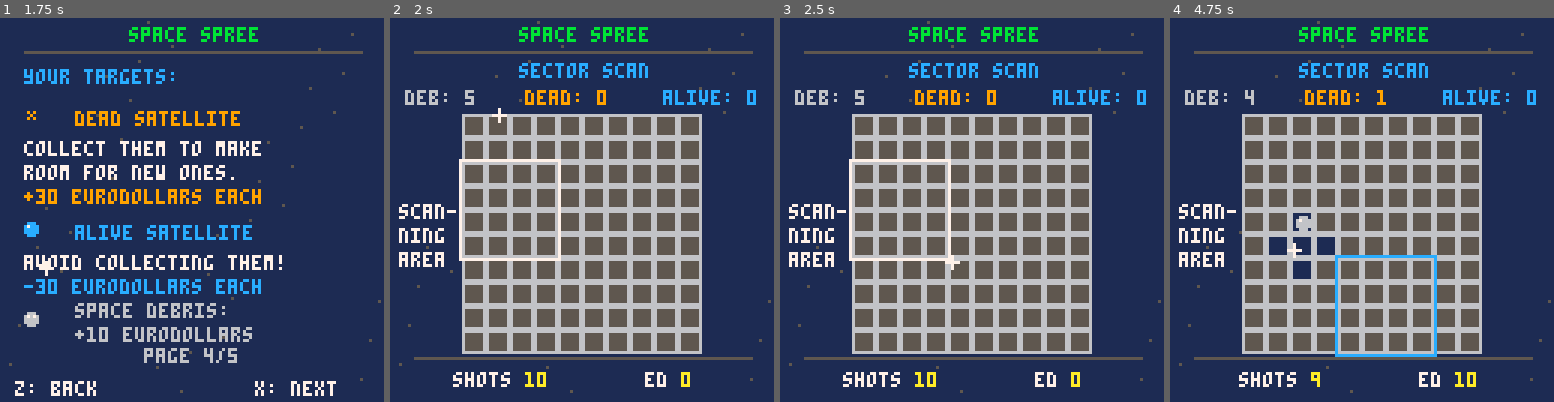
Above: before the commit, frames 1-4 (left to right).
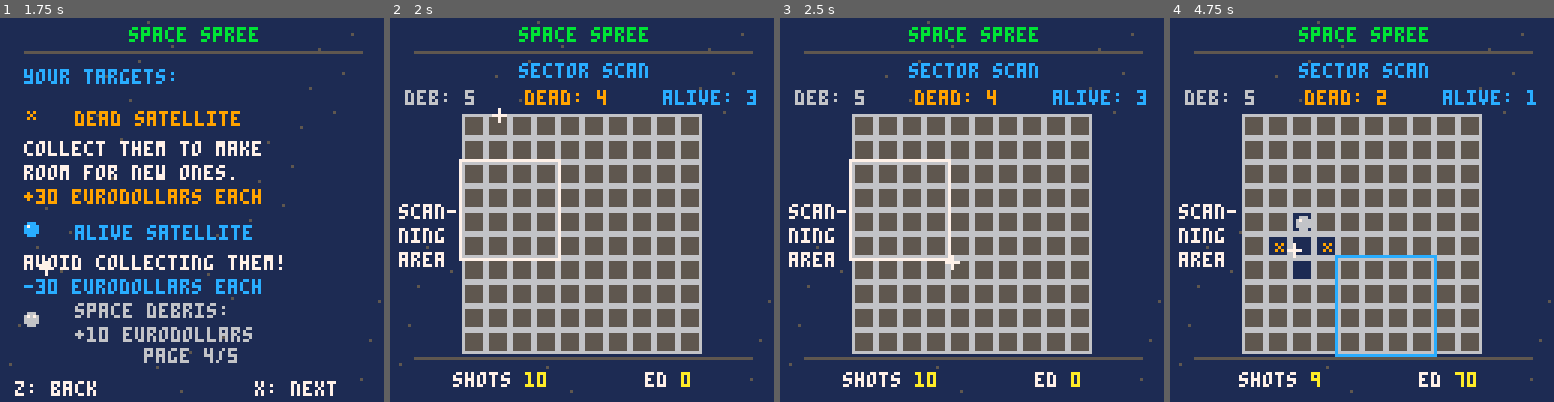
Above: after the commit, the same moments.

Repository: Braendmanden/Group-4-kodning
Game: PICO-8 cartridge space_spree_final.p8
The game is run twice, just before and just after one commit, with the same random seed, the same clock (stepped at 60 frames per second) and the same inputs.
Inputs (mouse positions are in pixels of both pictures, inside the frame that each line leads up to):
- Up to frame 1 (1.75 s): tap X (X key) at 0.33, 1.07 s; click (280, 121) at 0.67 s; tap O (Z key) at 0.7, 1.7 s; click (46, 267) at 1.22 s; hold Right from 1.6 s (still down)
- Up to frame 2 (2 s): keep holding Right; click (497, 114) at 1.77 s; tap X (X key) at 1.85 s
- Up to frame 3 (2.5 s): release Right at 2.1 s; tap O (Z key) at 2.1 s; click (952, 259) at 2.32 s; hold Right from 2.47 s (still down)
- Up to frame 4 (4.75 s): tap O (Z key) every 0.4 s from 2.5 to 4.5 s; click (1404, 106) at 2.87 s; tap X (X key) at 2.97, 4.08 s; release Right at 3.03 s; hold Left 3.08-3.58 s; click (1465, 256) at 3.42 s; click (1231, 102) at 3.97 s; hold Right 4.02-4.68 s; click (1292, 248) at 4.52 s

Frame 1 is identical in both runs. In frame 2, less than 0.1% of the frame differs, in the area x 53-95%, y 18-23%; in frame 3, less than 0.1%; in frame 4, 0.2%, in the area x 19-96%, y 18-97%.

Commit message:
Small adjustments

Diff:
--- a/space_spree_final.p8
+++ b/space_spree_final.p8
@@ -38,9 +38,9 @@
   end
  end
 
- place_tiles(debris,20)
- place_tiles(dead,8)
- place_tiles(alive,10)
+ place_tiles(debris,35)
+ place_tiles(dead,15)
+ place_tiles(alive,15)
 
  turns=10
  score=0
